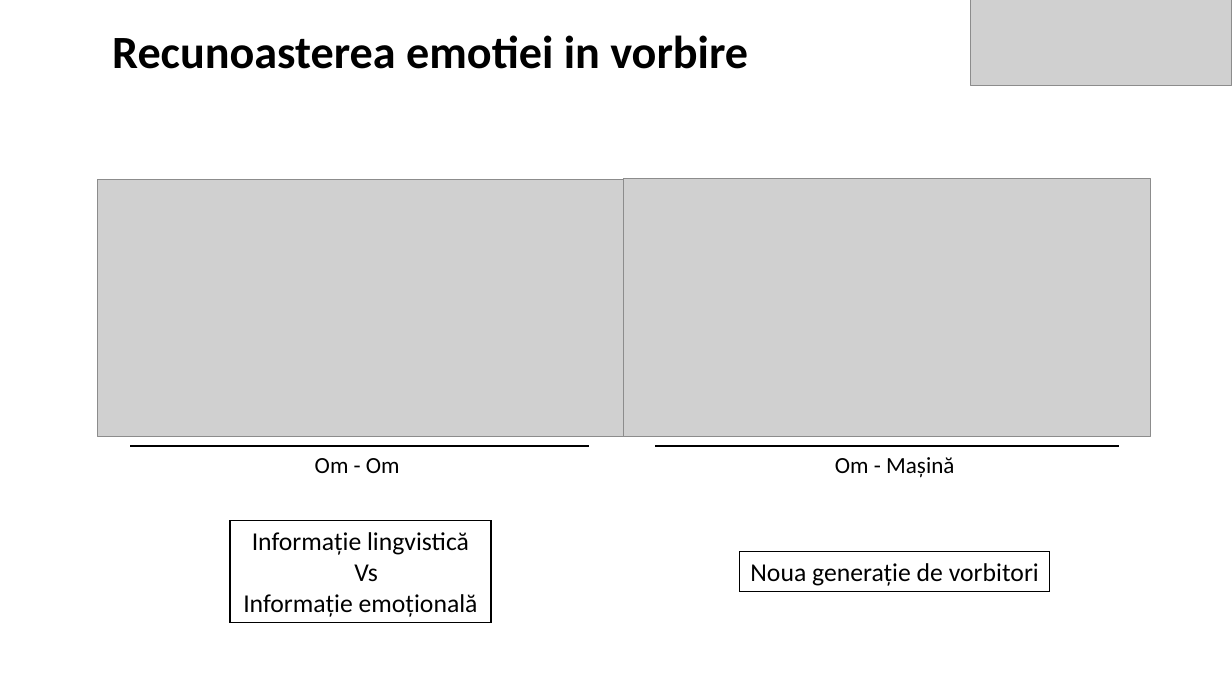
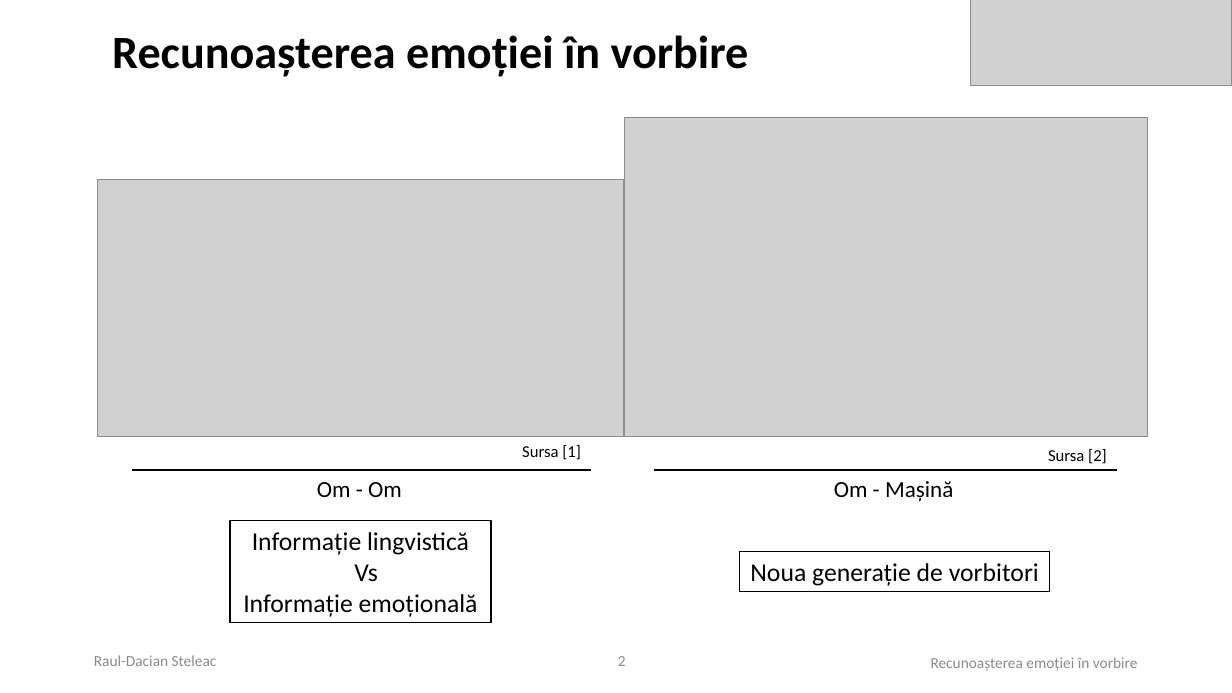
Before and after one commit to raulsteleac/Speech_Emotion_Recognition, a slide deck: slide 2 of LucrareLicenta/PrezentareLucrare.pptx (slide 3 before the commit). Drawn at 1232x693 pixels with LibreOffice and Linux fonts; fonts in the diff are those of the drawing; grey boxes stand for pictures. Boxes give left, top, right and bottom in pixels: in the first picture for what was removed or moved away, otherwise in the second. Text is boxed around its words. In the diff, an @@ line names an element or a change of style, - is before the commit and + after.

```diff
--- a/LucrareLicenta/PrezentareLucrare.pptx
+++ b/LucrareLicenta/PrezentareLucrare.pptx
@@ title at (112, 35, 749, 77): text changed @@
-Recunoasterea emotiei in vorbire
+Recunoașterea emoției în vorbire
@@ picture: place and size @@
-picture at (624, 178, 1151, 436)
+picture at (625, 117, 1147, 436)
@@ text added at (522, 445, 581, 460), 13 pt, text #000000 @@
+Sursa [1]
@@ text added at (1048, 449, 1107, 464), 13 pt, text #000000 @@
+Sursa [2]
@@ 2 texts, 2 lines: place and size @@
-2 texts, 2 lines at (130, 446, 1119, 478)
+2 texts, 2 lines at (132, 470, 1117, 502)
@@ text added at (94, 655, 217, 666), 12 pt, text #8C8C8C @@
+Raul-Dacian Steleac
@@ page number added at (618, 656, 626, 666), 12 pt, text #8C8C8C @@
+2
@@ text added at (931, 657, 1138, 671), 12 pt, text #8C8C8C @@
+Recunoașterea emoției în vorbire
```
Also in this commit, not shown: 9 other slides changed, 2 slides added, 5 slides removed, 1 other file.
